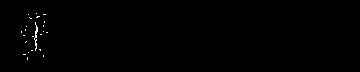
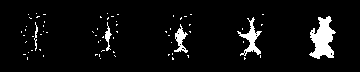
Comparing the layer stacks of the two 360×72 images. Changes:
painted on "Ebene 2" over (92, 13, 336, 60)
